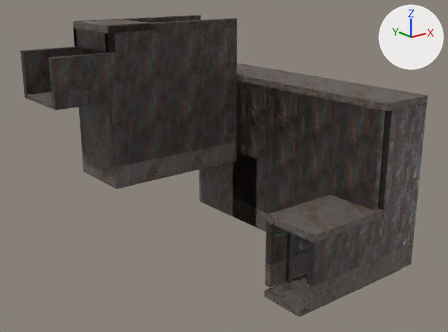
A saved change to the glTF model godot/assets/ambienti_tecnici/raccordo.gltf.
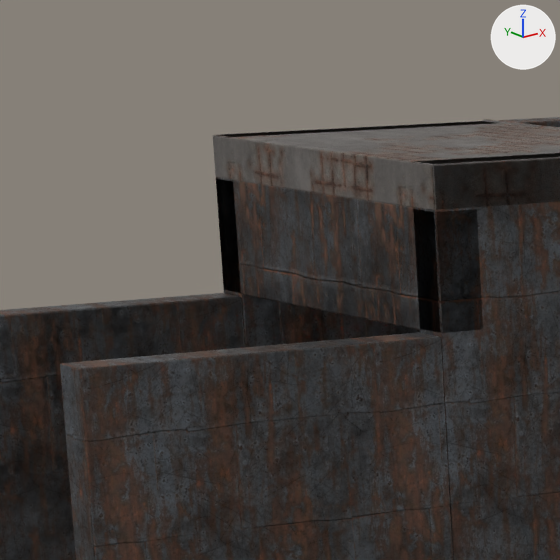
Each version is shown whole from a camera (50 mm lens) standing at (31.0, -16.92, 12.26) and looking at (46.97, 3.04, 4.27), then close up on the part from 9% to 29% of the width and 0% to 27% of the height. The lights are fixed; the arrows at upper right show +X, +Y and +Z. The last two pictures show the newer version. Objects named as collision shapes, trigger or cutter boxes, shadow casters or lower levels of detail are left out. Where no turn or scale is listed for an object, it has been applied to the vertices. Vertices at exactly the same position are counted once.

Names of what the first close-up shows: 'RACCORDO_struttura'.
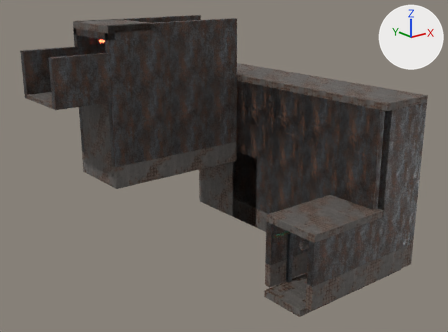
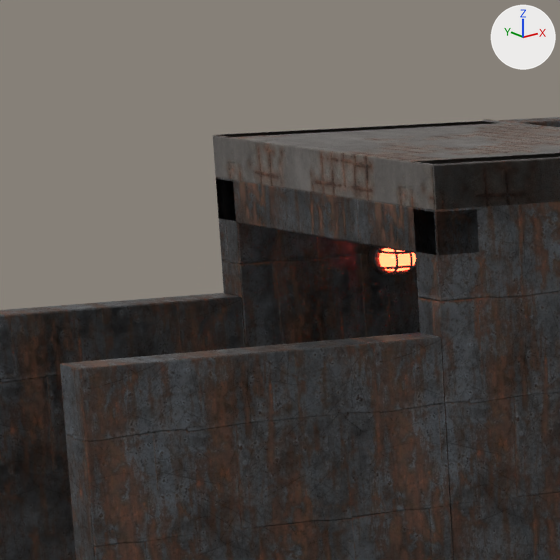
Where the newer file only moved an object's origin or applied its transform, the numbers keep the older frame.

What differs and where, as boxes [x1, y1, x2, y2] in the close-ups (560 x 560 px; the box of a moved part takes in the faces that stretch with it):
part 1 of me_raccordo_struttura, moved or reshaped: before [216, 179, 483, 333]; after [216, 179, 479, 255]

Diff of the bpy script that builds the scene:
```diff
--- a/godot/assets/ambienti_tecnici/raccordo.gltf.py
+++ b/godot/assets/ambienti_tecnici/raccordo.gltf.py
@@ me_raccordo_struttura @@
 me_raccordo_struttura.from_pydata(...)  # 1679 vertices, 3348 faces; spans x 40.94..52.9, y -2.7..9.4, z -0.3..10.16
 # used by ob_raccordo_struttura; location = (0.0, 0.0, 0.0)
+# me_raccordo_struttura part 1: all 28 vertices in x 43.44..43.76, y 6.2..9.4, z 9.06..9.07 are moved by (0.0, 0.0, 0.5)
 me_raccordo_struttura.materials.append(mat_cemento_bagnato)
```
